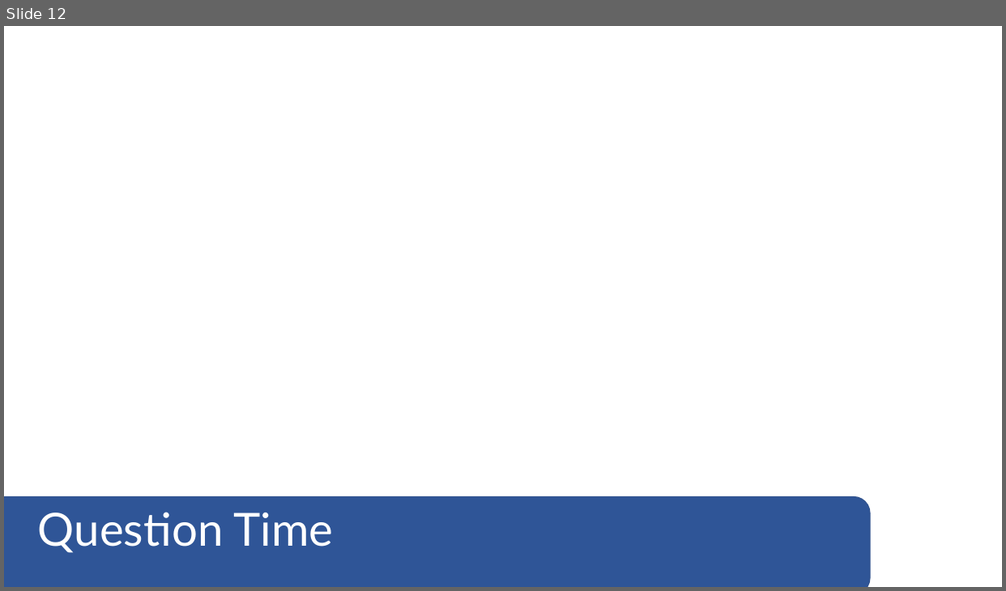
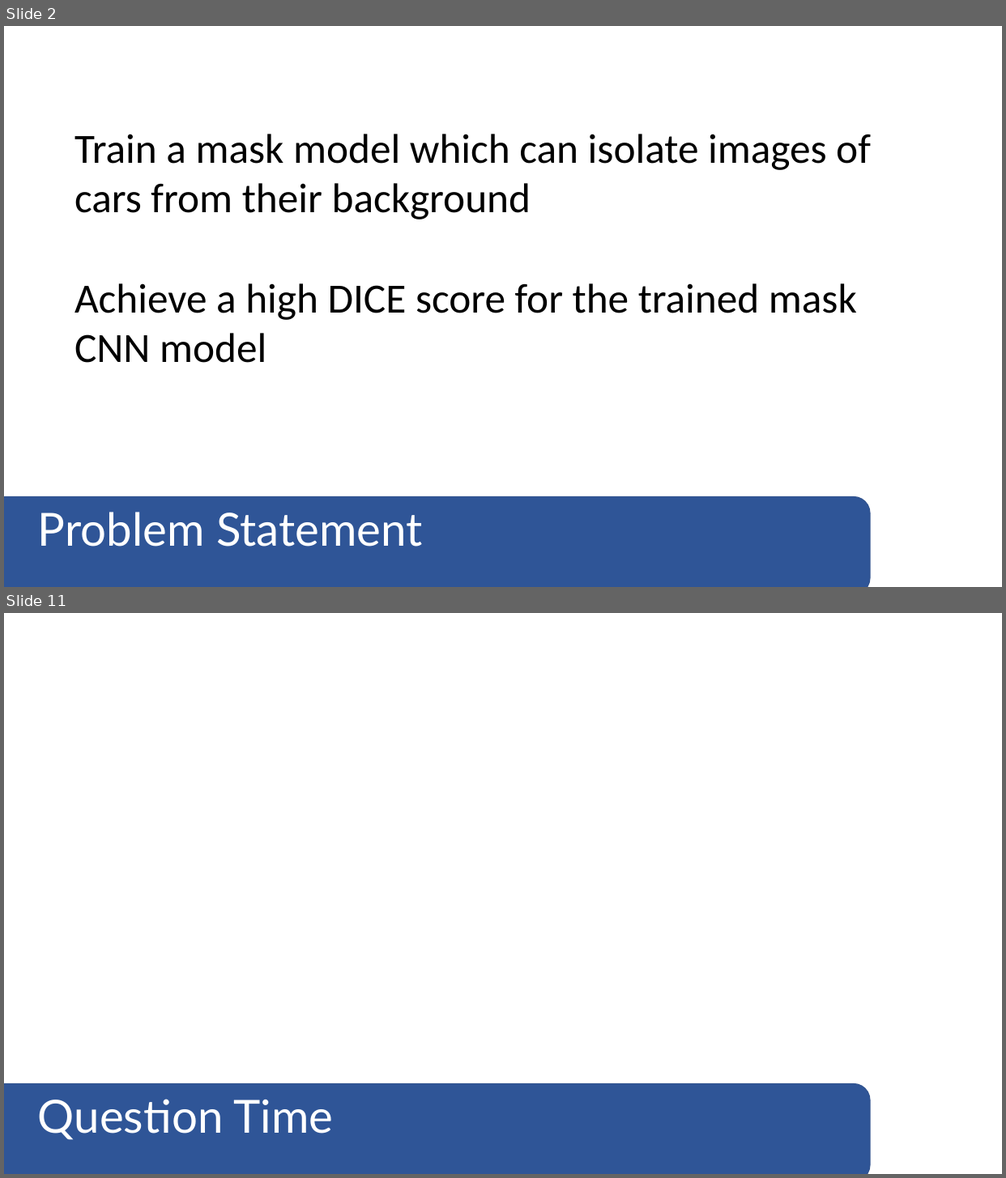
Before and after one commit to bchee1/GA-DSI, a slide deck: carvana-image-masking-challenge/Slides.pptx. Shown one above the other, each under a label of ours: slide 12 before the commit, slides 2 and 11 after it; the slides between them are not shown. The pictures are 1006x591 and 1006x1178 pixels, drawn with LibreOffice and Linux fonts; fonts in the diff are those of the drawing. Boxes give left, top, right and bottom in pixels: in the first picture for what was removed or moved away, otherwise in the second. Text is boxed around its words. In the diff, an @@ line names an element or a change of style, - is before the commit and + after.

```diff
--- a/carvana-image-masking-challenge/Slides.pptx
+++ b/carvana-image-masking-challenge/Slides.pptx
@@ slide 2 added at [4, 26, 1002, 587], background #FFFFFF @@
@@ text added at [74, 134, 871, 363], 40 pt, text #000000 @@
+Train a mask model which can isolate images of cars from their background
+Achieve a high DICE score for the trained mask CNN model
@@ rounded rectangle added at [4, 497, 870, 587], fill #2F5597, outline #325491 1 pt @@
@@ text added at [38, 512, 423, 547], 44 pt, text #FFFFFF @@
+Problem Statement
@@ what was slide 12 is now slide 11 @@
```
Also in this commit, not shown: 2 slides changed, 9 other slides added, 11 slides removed, 2 other files.
